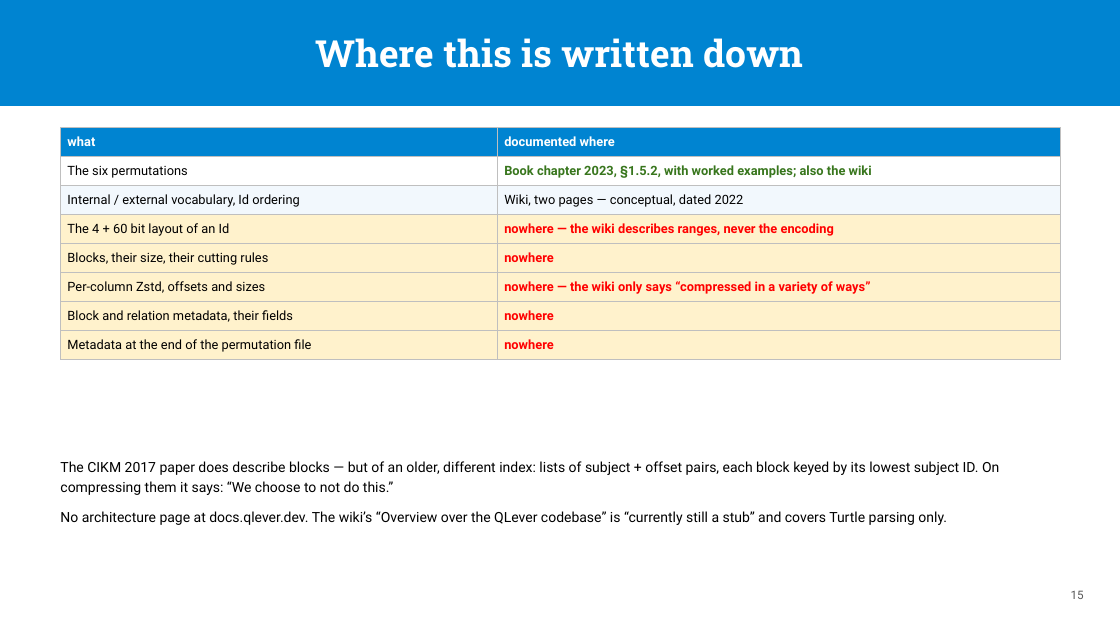
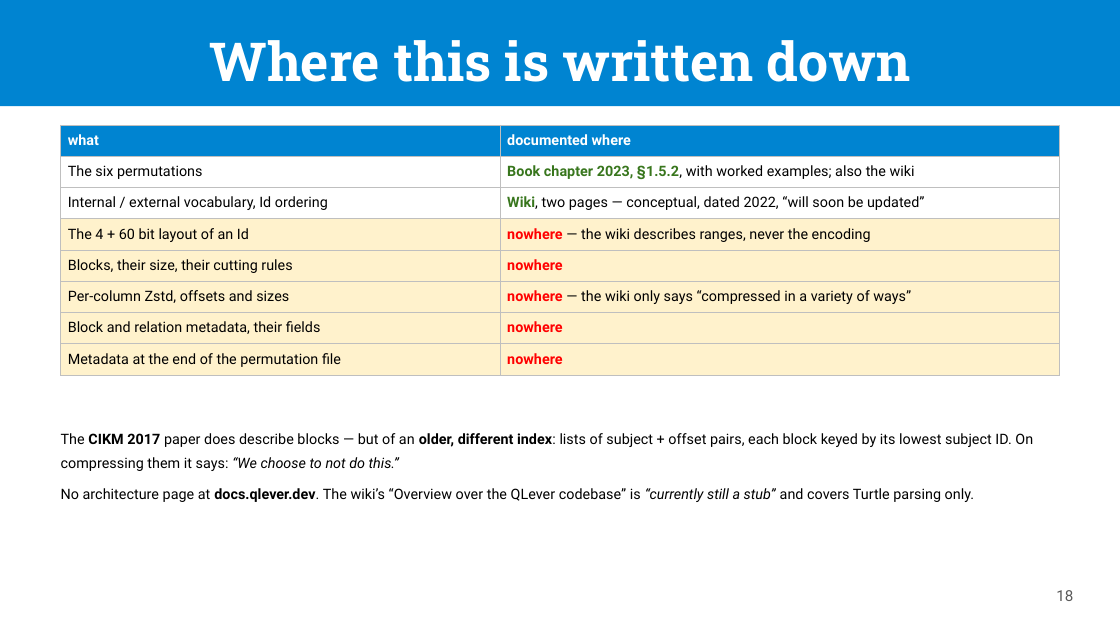
Before and after one commit to passage-org/passage, a slide deck: slide 18 of passage-qlever/slides/QLever as a Passage backend.pptx (slide 15 before the commit). Drawn at 1120x630 pixels with LibreOffice and Linux fonts; fonts in the diff are those of the drawing. Boxes give left, top, right and bottom in pixels: in the first picture for what was removed or moved away, otherwise in the second. Text is boxed around its words. In the diff, an @@ line names an element or a change of style, - is before the commit and + after.

```diff
--- a/passage-qlever/slides/QLever as a Passage backend.pptx
+++ b/passage-qlever/slides/QLever as a Passage backend.pptx
@@ text "Where this is written down": place and size @@
-text "Where this is written down" at box(316, 38, 803, 68)
+text "Where this is written down" at box(210, 40, 910, 82)
@@ text "Where this is written down" at box(210, 40, 910, 82): size 32 to 46 pt; line spacing 1 to 1.1; vertical alignment middle to top @@
@@ rectangle removed at box(0, 0, 1120, 106) @@
@@ rectangle added at box(0, 0, 1120, 106), fill #0084D1 @@
@@ table at box(60, 125, 1060, 371) @@
-row 3, column 2: Wiki, two pages — conceptual, dated 2022
+row 3, column 2: Wiki, two pages — conceptual, dated 2022, “will soon be updated”
@@ fill #F2F8FD to #FFFFFF in row 3 @@
@@ size 11 to 12.3 pt in "what", "documented where", "The six permutations", "Book chapter 2023, §1.5.2, with worked examples; ..." and 11 more places @@
@@ text colour #38761D to #000000 in "§1.5.2, with worked examples; also the wiki" @@
@@ bold off in "§1.5.2, with worked examples; also the wiki", "— the wiki describes ranges, never the ...", "— the wiki only says “compressed in ..." @@
@@ text colour #FF0000 to #000000 in "— the wiki describes ranges, never the ...", "— the wiki only says “compressed in ..." @@
@@ text "The CIKM 2017 paper does ...": place and size @@
-text "The CIKM 2017 paper does ..." at box(60, 461, 999, 495)
+text "The CIKM 2017 paper does ..." at box(61, 433, 1033, 471)
@@ text "The CIKM 2017 paper does ..." at box(61, 433, 1033, 471): size 12 to 12.3 pt; bold on in "CIKM 2017 older, different index:"; italic on in "“We choose to not do this.”"; line spacing 1.2 to 1.4 @@
@@ text "No architecture page at docs.qlever.dev. ...": place and size @@
-text "No architecture page at docs.qlever.dev. ..." at box(60, 511, 947, 525)
+text "No architecture page at docs.qlever.dev. ..." at box(61, 488, 974, 502)
@@ text "No architecture page at docs.qlever.dev. ..." at box(61, 488, 974, 502): size 12 to 12.3 pt; bold on in "docs.qlever.dev."; italic on in "“currently still a stub”"; line spacing 1.2 to 1.4 @@
@@ text added at box(1056, 590, 1073, 601), 13 pt, text #595959 @@
+18
@@ page number removed at box(1071, 590, 1084, 599) @@
-15
```
Also in this commit, not shown: 15 other slides changed, 3 slides added, 11 other files.
